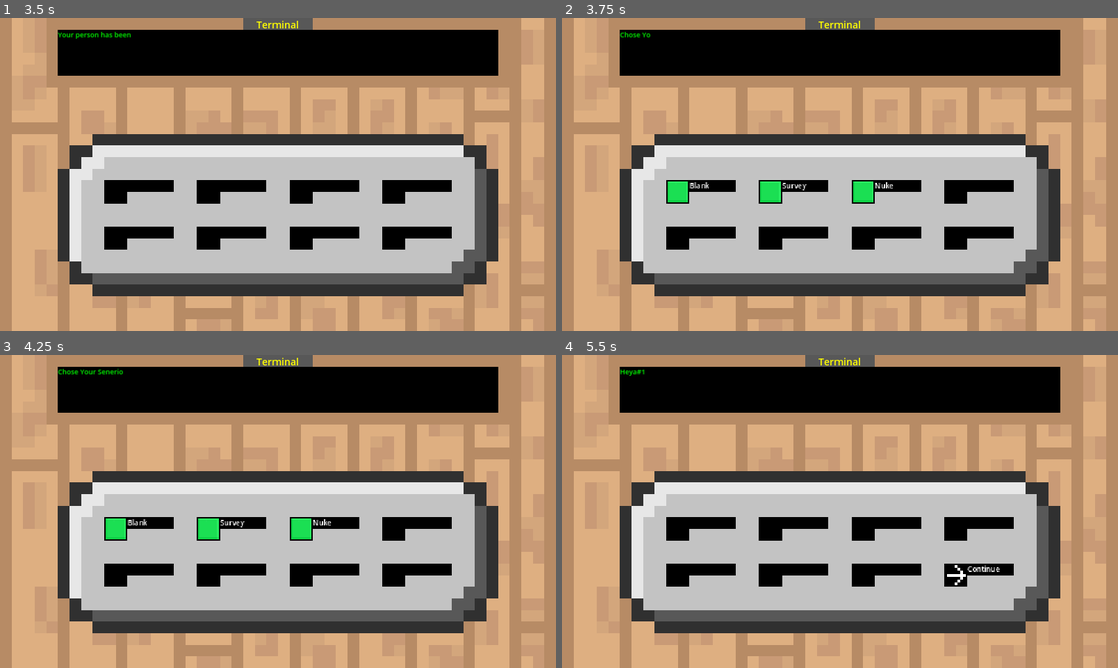
Above: before the commit, frames 1-4 (two rows, left to right).
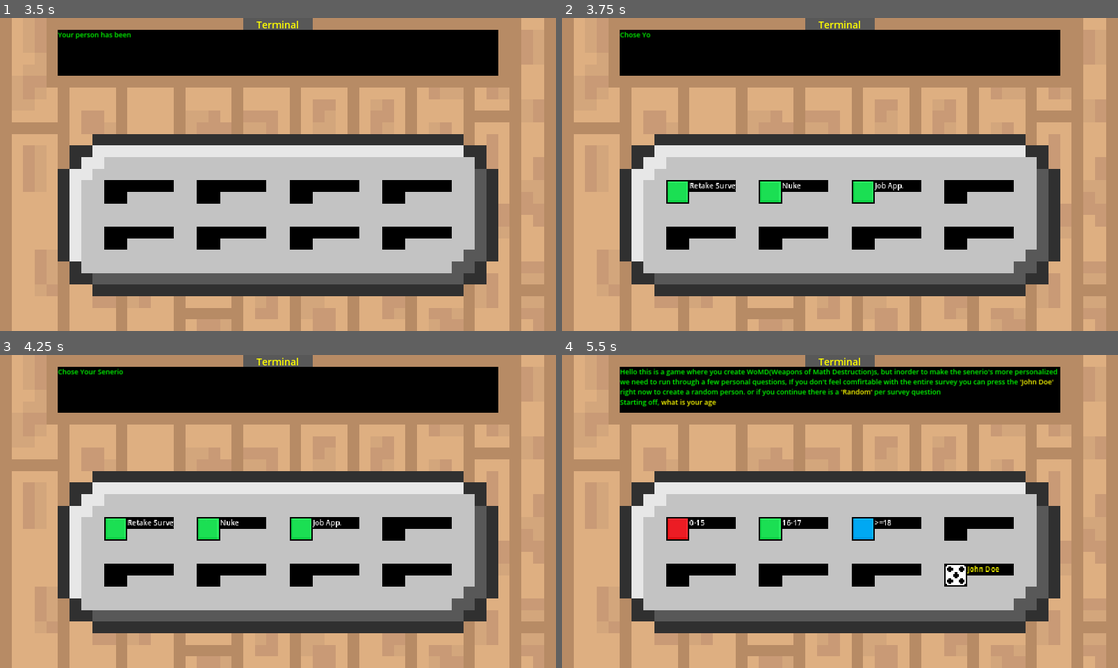
Above: after the commit, the same moments.

Repository: C4llSqin/Create-Your-own-Weapon-of-Math-Destruction
Game: Godot game, scene res://scenes/main_menu.tscn
Same seed, same stepped clock (60 frames per second), same inputs: the game is played once before the commit and once after it.
Inputs (mouse positions are in pixels of both pictures, inside the frame that each line leads up to):
- Up to frame 1 (3.5 s): tap Enter (ui_accept) at 0.5, 0.77, 2.27 s; click (116, 193) at 1.27 s; click (116, 193) at 2.77 s
- Up to frame 2 (3.75 s): tap Enter (ui_accept) at 3.5 s
- Up to frame 3 (4.25 s): no input
- Up to frame 4 (5.5 s): click (678, 530) at 4.27 s; tap Enter (ui_accept) at 5.27 s

Frame 1 is identical in both runs. In frame 2, 0.2% of the frame differs, in the area x 23-62%, y 52-56%; in frame 3, 0.2%; in frame 4, 3.7%, in the area x 10-90%, y 4-74%.

Commit message:
finalize

Diff:
--- a/project.godot
+++ b/project.godot
@@ -26,6 +26,14 @@
 window/size/window_height_override=1017
 window/stretch/mode="canvas_items"
 
+[input]
+
+ui_load_senerio_chooser={
+"deadzone": 0.5,
+"events": [Object(InputEventKey,"resource_local_to_scene":false,"resource_name":"","device":-1,"window_id":0,"alt_pressed":false,"shift_pressed":false,"ctrl_pressed":false,"meta_pressed":false,"pressed":false,"keycode":96,"physical_keycode":96,"key_label":96,"unicode":96,"echo":false,"script":null)
+]
+}
+
 [rendering]
 
 renderer/rendering_method="gl_compatibility"
--- a/scenes/WoMD menu button.tscn
+++ b/scenes/WoMD menu button.tscn
@@ -46,5 +46,6 @@
 text = "[color=red][pulse][center][font_size=24][ERROR][/font_size][/center]
 "
 scroll_active = false
+autowrap_mode = 0
 
 [connection signal="pressed" from="Button" to="." method="_on_button_pressed"]
--- a/scenes/game_manager.tscn
+++ b/scenes/game_manager.tscn
@@ -157,4 +157,5 @@
 [connection signal="pressed" from="ButtonBox/button5" to="." method="_on_button_5_pressed"]
 [connection signal="pressed" from="ButtonBox/button6" to="." method="_on_button_6_pressed"]
 [connection signal="pressed" from="ButtonBox/button7" to="." method="_on_button_7_pressed"]
+[connection signal="mainmenu" from="PauseMenu" to="." method="_on_main_menu"]
 [connection signal="resume" from="PauseMenu" to="." method="_on_pause_menu_resume"]
--- a/scenes/pause_menu.tscn
+++ b/scenes/pause_menu.tscn
@@ -11,23 +11,22 @@
 grow_vertical = 2
 script = ExtResource("1_mbtbv")
 
-[node name="ColorRect" type="ColorRect" parent="."]
+[node name="Grey Backgroud" type="ColorRect" parent="."]
 layout_mode = 0
 offset_right = 1920.0
 offset_bottom = 1080.0
 color = Color(0.145098, 0.145098, 0.145098, 0.878431)
 
-[node name="RichTextLabel2" type="RichTextLabel" parent="."]
-visible = false
+[node name="Version String" type="RichTextLabel" parent="."]
 layout_mode = 0
 offset_top = 1056.0
 offset_right = 320.0
 offset_bottom = 1080.0
 bbcode_enabled = true
-text = "Version [color=yellow]A_0_0_7_SURVEY"
+text = "Version [color=yellow]FINAL_05[/color]"
 scroll_active = false
 
-[node name="RichTextLabel" type="RichTextLabel" parent="."]
+[node name="Pause menu text" type="RichTextLabel" parent="."]
 layout_mode = 2
 offset_left = 702.0
 offset_right = 1218.0
@@ -39,18 +38,26 @@
 [node name="Resume" type="Button" parent="."]
 layout_mode = 0
 offset_left = 800.0
-offset_top = 227.0
+offset_top = 220.0
 offset_right = 1120.0
-offset_bottom = 317.0
+offset_bottom = 310.0
 text = "Resume"
 
-[node name="Quit" type="Button" parent="."]
+[node name="Main Menu" type="Button" parent="."]
 layout_mode = 0
 offset_left = 800.0
-offset_top = 407.0
+offset_top = 400.0
 offset_right = 1120.0
-offset_bottom = 497.0
+offset_bottom = 490.0
+text = "Main Menu"
+
+[node name="Quit" type="Button" parent="."]
+offset_left = 800.0
+offset_top = 580.0
+offset_right = 1120.0
+offset_bottom = 670.0
 text = "Quit"
 
 [connection signal="pressed" from="Resume" to="." method="_on_resume_pressed"]
+[connection signal="pressed" from="Main Menu" to="." method="_on_main_menu_pressed"]
 [connection signal="pressed" from="Quit" to="." method="_on_quit_pressed"]
--- a/scripts/WoMD.gd
+++ b/scripts/WoMD.gd
@@ -8,7 +8,7 @@
 	componentss = dict
 
 func process_person(persona) -> float:
-	var score = 0
+	var score = 0.0
 	for sub_step in componentss:
 		score += (sub_step['call'].call(persona) * sub_step['weight'])
 	return score
--- a/scripts/components/WoMD_componets.gd
+++ b/scripts/WoMD_componets.gd
@@ -1,10 +1,13 @@
 class_name components
 
 static func normal(enumval: int, bounds: int):
-	return float(enumval) / bounds
+	return (float(enumval) / bounds)
 
 static func inverse(enumval: int, bounds: int):
 	return (1 - normal(enumval, bounds))
+
+static func evaluate_gender(per: person):
+	return inverse(per.gender, 2)
 
 static func evaluate_age(per: person):
 	return normal(per.age, 2)
--- a/scripts/button.gd
+++ b/scripts/button.gd
@@ -33,6 +33,9 @@
 	text.text = button_text
 	if m_show: show()
 
+func set_text(button_text):
+	text.text = button_text
+
 func set_order(pos):
 	if pos == 0: pos_indicator.hide()
 	else:
--- a/scripts/game_manager.gd
+++ b/scripts/game_manager.gd
@@ -49,6 +49,14 @@
 		if paused: pause_menu.hide()
 		else: pause_menu.show()
 		paused = !paused
+
+	if event.is_action_pressed("ui_load_senerio_chooser"):
+		if FileAccess.file_exists("user://person.json"):
+			loadSenerio(senario_chooser)
+			if paused:
+				paused = false
+				pause_menu.hide()
+
 	if not paused:
 		if event.is_action_pressed("ui_accept"):
 			term.skip()
@@ -63,7 +71,13 @@
 
 func _on_pause_menu_resume():
 	paused = false
-	pause_menu.hide() # Replace with function body.
+	pause_menu.hide()
+
+func _on_main_menu():
+	if FileAccess.file_exists("user://person.json"):
+		loadSenerio(senario_chooser)
+		paused = false
+		pause_menu.hide()
 
 func _on_terminal_done_typing():
 	situation.handle_dialog_end()
--- a/scripts/pausemenu.gd
+++ b/scripts/pausemenu.gd
@@ -2,8 +2,13 @@
 
 signal resume
 
+signal mainmenu
+
 func _on_resume_pressed():
 	emit_signal("resume")
 
+func _on_main_menu_pressed():
+	emit_signal("mainmenu")
+
 func _on_quit_pressed():
 	get_tree().quit()
--- a/scripts/senerios/blanksenerio.gd
+++ b/scripts/senerios/blanksenerio.gd
@@ -16,7 +16,7 @@
 var missiondiolog: String
 
 static func get_name() -> String:
-	return "Blank Senerio"
+	return "Null Senrio"
 
 func create_person():# -> person:
 	var rng = RandomNumberGenerator.new()
@@ -45,13 +45,14 @@
 	order_array = []
 	button_offers = [
 		{"name": "age", "asset": load("res://assets/button_icons/red.png"), "callable": components.evaluate_age},
-		{"name": "age", "asset": load("res://assets/button_icons/red.png"), "callable": components.evaluate_age},
-		{"name": "age", "asset": load("res://assets/button_icons/red.png"), "callable": components.evaluate_age},
-		{"name": "age", "asset": load("res://assets/button_icons/red.png"), "callable": components.evaluate_age}
+		{"name": "sat scores", "asset": load("res://assets/button_icons/blue.png"), "callable": components.evaluate_satscore},
+		{"name": "crime rec.", "asset": load("res://assets/button_icons/green.png"), "callable": components.evaluate_criminalrecord},
+		{"name": "income", "asset": load("res://assets/button_icons/yellow.png"), "callable": components.evaluate_income},
+		{"name": "credit", "asset": load("res://assets/button_icons/red.png"), "callable": components.evaluate_creditscore}
 	]
 	#diolog("null")
 	num_simulate = 10
-	required_components = 4
+	required_components = 3
 	proceedopt = false
 
 	introdiolog   = "Heya#1"
@@ -69,7 +70,6 @@
 	var text = "[color=red]WoMD Stats:[/color]\n - [color=yellow]Your Stats:[/color]\n   * Your position in the sea of people: [color=yellow]{pos}[/color]\n   * Your [color=red]WoMD[/color] Score: {score}".format(
 		{"pos": 1 + stats[0], "score": stats[1]}
 	)
-
 
 	return [stats, text]
 
@@ -94,7 +94,14 @@
 		if added.equal(people[k]):
 			pos = k
 			break
-	return [pos, model.process_person(added), max]
+	return [pos, model.process_person(added), max, people]
+
+func handle_order():
+	for button in button_array: button.set_order(0)
+	var i = 1
+	for id in order_array:
+		button_array[id].set_order(i)
+		i += 1
 
 func handle_button_press(id):
 	if proceedopt:
@@ -114,10 +121,13 @@
 
 	if id in order_array:
 		order_array.erase(id)
-		button_array[id].set_order(0)
 	else:
 		order_array.append(id)
-		button_array[id].set_order(order_array.size())
+
+	if len(order_array) == required_components: button_array[7].set_text("Submit WoMD")
+	else: button_array[7].set_text("[color=#7f7f7f]Submit WoMD[/color]")
+
+	handle_order()
 
 func hide_all():
 	for button in button_array: button.hide()
@@ -138,7 +148,7 @@
 	for offer in button_offers:
 		button_array[i].initalize(true, offer['name'], offer['asset'])
 		i += 1
-	button_array[7].initalize(true, "Submit WoMD", proceed)
+	button_array[7].initalize(true, "[color=#7f7f7f]Submit WoMD[/color]", proceed)
 
 func offer_manual_choice(dict):
 	hide_all()
--- /dev/null
+++ b/scripts/senerios/job_application.gd
@@ -0,0 +1,52 @@
+extends senario
+
+class_name senario_job_application
+
+static func get_name() -> String:
+	return "Job App."
+
+func _init(buttonarr, ter):
+	super(buttonarr, ter)
+	button_offers[3] = {"name": "gender", "asset": load("res://assets/button_icons/yellow.png"), "callable": components.evaluate_gender}
+	introdiolog = "You are an consultant for some generic super market chain. [color=yellow]Your job is to make a model to pick the best candidate[/color] even though per the stores [i]personality blind[/i] policy you have no quantifyable metric for how good they are as a worker. But you might be able to find some proxys."
+	missiondiolog = "Pick the best candidate"
+	num_simulate = 6
+	intro()
+
+func report_simulation():
+	hide_all()
+	var player = person.read_from_file()
+	var stats = simulate(player)
+	var data = {}
+	var winner = stats[3][0]
+	if winner.equal(player):
+		winner = stats[3][1]
+
+	if winner.gender == 2: data["gender"] = "non-binary person"
+	elif winner.gender == 1: data["gender"] = "female"
+	else: data["gender"] = "male"
+
+	if winner.criminal_record == 0: data["crim"] = "no"
+	else: data["crim"] = "a"
+
+	if winner.credit_score == 5: data["creditscore"] = "800-850"
+	elif winner.credit_score == 4: data["creditscore"] = "740-799"
+	elif winner.credit_score == 3: data["creditscore"] = "670-739"
+	elif winner.credit_score == 2: data["creditscore"] = "580-669"
+	elif winner.credit_score == 1: data["creditscore"] = "300-579"
+	else: data["creditscore"] = "0"
+
+	if winner.credit_score == 1: data["satscore"] =   "400-900"
+	elif winner.credit_score == 2: data["satscore"] = "900-1000"
+	elif winner.credit_score == 3: data["satscore"] = "1000-1100"
+	elif winner.credit_score == 4: data["satscore"] = "1100-1200"
+	elif winner.credit_score == 5: data["satscore"] = "1200-1300"
+	elif winner.credit_score == 6: data["satscore"] = "1300+"
+	else: data["satscore"] = "0"
+
+	var text = "[color=red]WoMD Stats:[/color]\n - [color=yellow]Your Job Hire:[/color]\n   * A {gender} with {crim} crimal reccord, a credit score of {creditscore} and a sat score of {satscore}".format(
+		data
+	)
+
+
+	return [stats, text]
--- a/scripts/senerios/nuke.gd
+++ b/scripts/senerios/nuke.gd
@@ -7,15 +7,16 @@
 
 func _init(buttonarr, ter):
 	super(buttonarr, ter)
-	button_offers = [
-		{"name": "age", "asset": load("res://assets/button_icons/red.png"), "callable": components.evaluate_age},
-		{"name": "sat scores", "asset": load("res://assets/button_icons/blue.png"), "callable": components.evaluate_satscore},
-		{"name": "crime rec.", "asset": load("res://assets/button_icons/green.png"), "callable": components.evaluate_criminalrecord},
-		{"name": "income", "asset": load("res://assets/button_icons/yellow.png"), "callable": components.evaluate_income},
-		{"name": "credit", "asset": load("res://assets/button_icons/red.png"), "callable": components.evaluate_creditscore}
-	]
-	#diolog("")
-	introdiolog = "A nuke just launched and you are the person in task of making the math mathical model of the 1000 people that get into the bunker, the other 1500 get left outside. [color=yellow]It's your job to select the Smartest people who can enter the bunker[/color]"
+
+	introdiolog = "A nuke just launched. In the small town you stay in, there are 2500 people and a bunker, however that bunker can only house 1000 people. You are the person in task of making the mathematical model of that deems the worthyness of the 1000 people that get into the bunker, the other 1500 get left outside. [color=yellow]It's your job to select the Smartest people who can enter the bunker[/color]"
 	missiondiolog = "Choose the wisest people to rebuild humanity"
 	num_simulate = 2500
 	intro()
+
+func report_simulation():
+	var res = super.report_simulation()
+	var stats = res[0]
+	var text = res[1]
+	if stats[0] > 1000: text += "\n   * You were left out side. In your final moments you camped out in the target refregerated pizza isle, due to your calculations the pizza would be in the perfect range where they would be perfectly cooked. Unfortunatly you were also perfectly cooked."
+	else : text += "\n   * You made it into the bunker."
+	return [stats, text]
--- a/scripts/senerios/senerio_chooser.gd
+++ b/scripts/senerios/senerio_chooser.gd
@@ -3,9 +3,10 @@
 class_name senario_chooser
 
 var CHOICES = [
-	senario,
+	#senario,
 	survey,
-	senario_nuke
+	senario_nuke,
+	senario_job_application
 ]
 
 var ICON = load("res://assets/button_icons/green.png")
--- a/scripts/senerios/survey.gd
+++ b/scripts/senerios/survey.gd
@@ -5,7 +5,7 @@
 var progress: int
 
 static func get_name() -> String:
-	return "Survey"
+	return "Retake Survey"
 
 var RESOURCEMAP_BUTTON_ICONS = [
 	load("res://assets/button_icons/red.png"),
Binary file changed: assets/order_numbers/4.png
Binary file added: assets/program icon.png
Not shown, added: assets/program icon.png.import
Not shown, changed: export_presets.cfg
